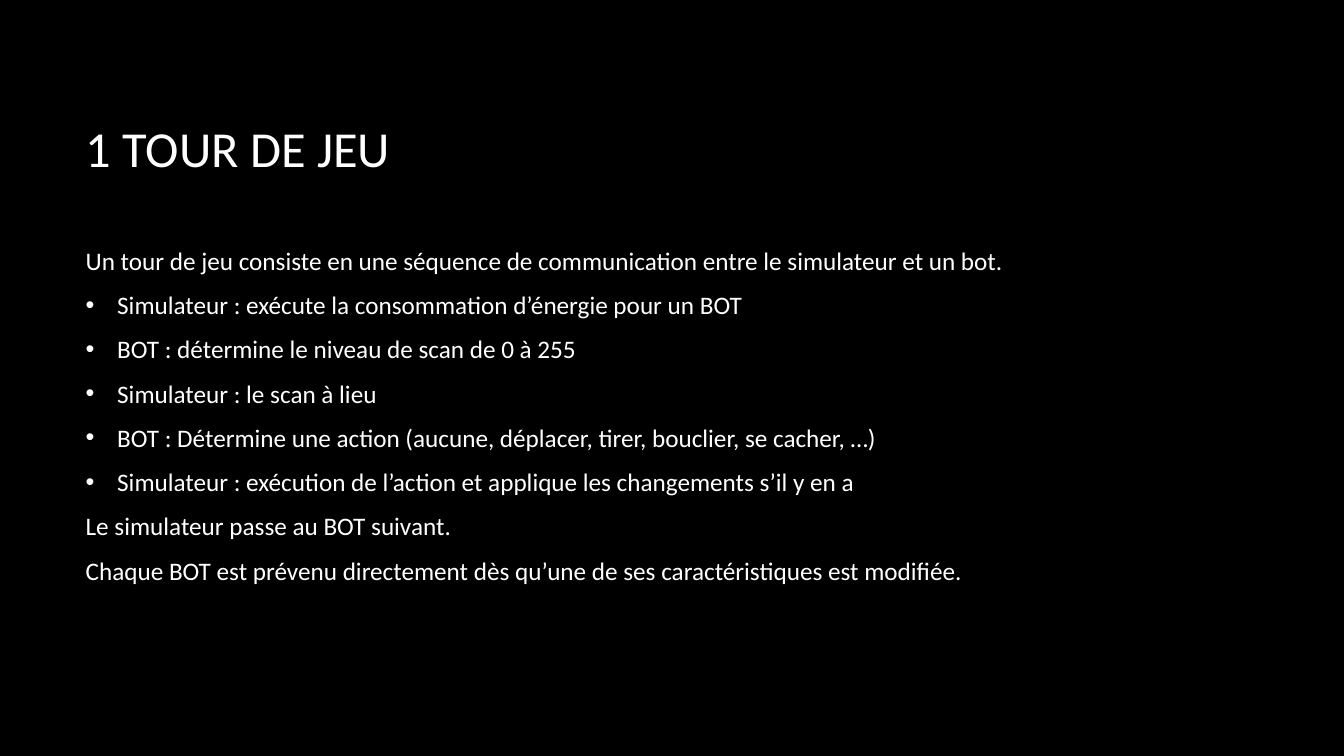
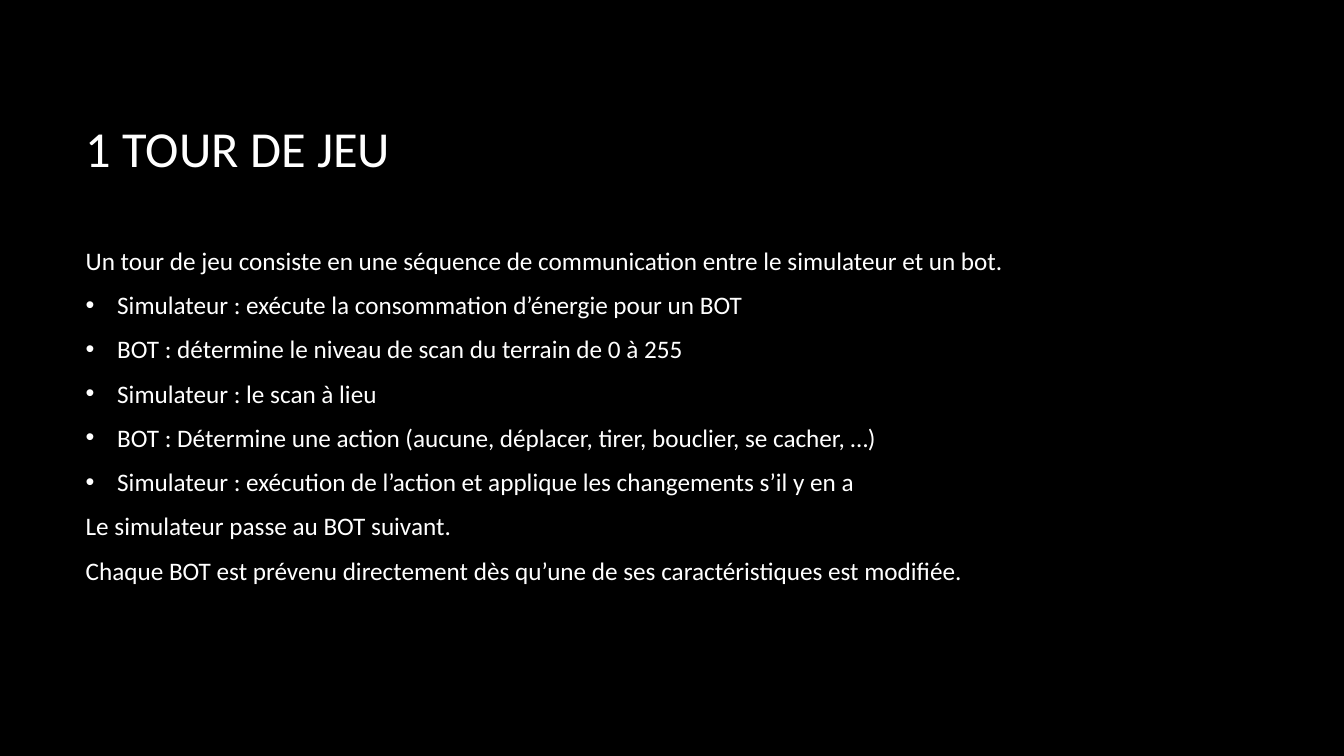
Before and after one commit to BorisFR/BattleIA, a slide deck: slide 5 of Battle IA.pptx. Drawn at 1344x756 pixels with LibreOffice and Linux fonts; fonts in the diff are those of the drawing; background and template pictures are left out. Boxes give left, top, right and bottom in pixels: in the first picture for what was removed or moved away, otherwise in the second. Text is boxed around its words. In the diff, an @@ line names an element or a change of style, - is before the commit and + after.

```diff
--- a/Battle IA.pptx
+++ b/Battle IA.pptx
@@ text at (117,340,682,359): text changed @@
-• BOT : détermine le niveau de scan de 0 à 255
+• BOT : détermine le niveau de scan du terrain de 0 à 255
```
Also in this commit, not shown: 12 other slides changed, 2 slides added, 16 other files.
